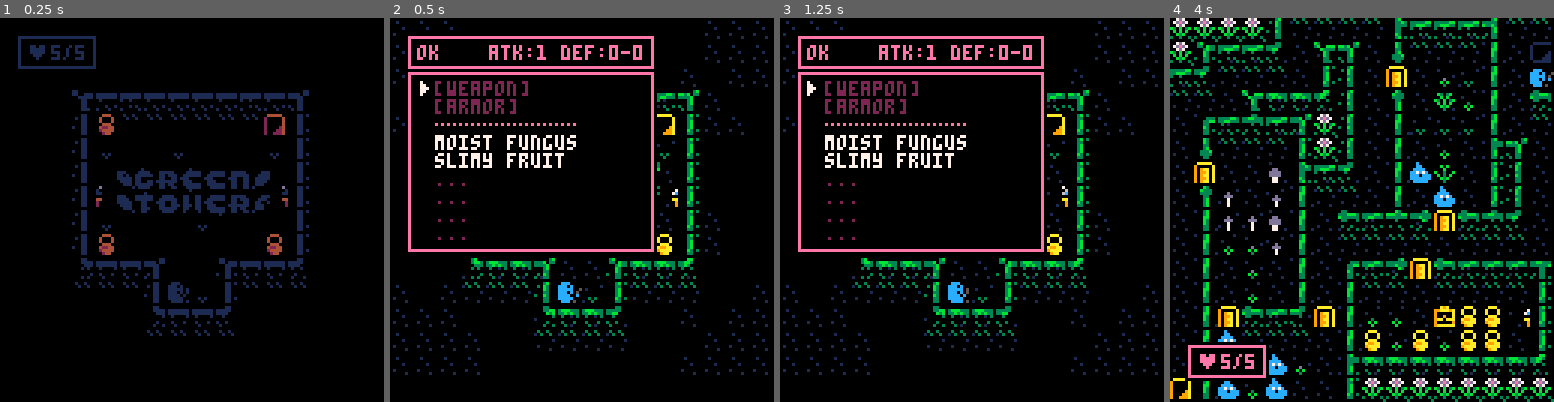
Above: before the commit, frames 1-4 (left to right).
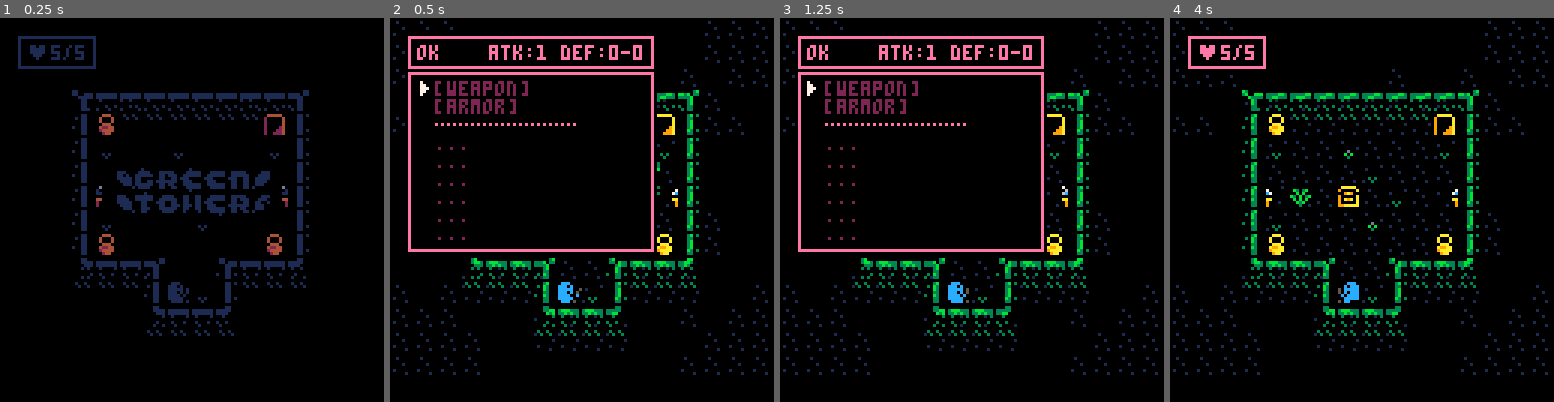
Above: after the commit, the same moments.

Repository: samanpwbb/pico-8
Game: PICO-8 cartridge testgame.p8
Two runs of this game, one before a commit and one after it. Both use one fixed random seed, a clock stepped at 60 frames per second and the inputs below.
Inputs:
- Up to frame 1 (0.25 s): no input
- Up to frame 2 (0.5 s): tap X (X key) at 0.33 s
- Up to frame 3 (1.25 s): tap O (Z key) at 0.7 s; tap X (X key) at 1.07 s
- Up to frame 4 (4 s): hold Right 1.6-2.1 s; tap O (Z key) every 0.4 s from 1.7 to 3.7 s; tap X (X key) at 1.85, 2.97 s; hold Up 2.15-2.42 s; hold Right 2.47-3.03 s; hold Left 3.08-3.58 s; hold Down 3.63-3.97 s

Frame 1 is identical in both runs. In frame 2, 1.2% of the frame differs, in the area x 11-49%, y 30-40%; in frame 3, 1.2%; in frame 4, 26%, in the area x 0-100%, y 0-100%.

Commit message:
tutorial 50

Diff:
--- a/testgame.p8
+++ b/testgame.p8
@@ -3,6 +3,7 @@
 __lua__
  function _init()
  t=0
+ shake=0
 
  dpal=ints("0,1,1,2,1,13,6,4,4,9,3,13,1,13,14")
 
@@ -47,13 +48,16 @@
 end
 
 function _draw()
+ doshake()
  _drw()
  drawind()
  checkfade()
 end
 
 function startgame()
- music(63)
+ --loop music pattern 1
+ poke(0x3101,194)
+ music(0)
  tani=0
  fadeperc=1
  btnbuff=-1
@@ -78,8 +82,6 @@
  inv,eqp={},{}
  makeipool()
  foodnames()
- takeitem(17)
- takeitem(18)
 
  wind={}
  float={}
@@ -111,17 +113,24 @@
 end
 
 function update_inv()
- move_mnu(curwind)
+ if move_mnu(curwind) and curwind==invwind then
+  showhint()
+ end
+ --close window
  if btnp(4) then
   sfx(53)
   if curwind==invwind then
    _upd=update_game
    invwind.dur=0
    statwind.dur=0
+   if hintwind then
+    hintwind.dur=0
+   end
   elseif curwind==usewind then
    usewind.dur=0
    curwind=invwind
   end
+ --use item
  elseif btnp(5) then
   sfx(54)
   if curwind==invwind and invwind.cur!=3 then
@@ -147,14 +156,18 @@
 end
 
 function move_mnu(wnd)
+ local moved=false
  if btnp(2) then
   sfx(56)
   wnd.cur-=1
+  moved=true
  elseif btnp(3) then
   sfx(56)
   wnd.cur+=1
+  moved=true
  end
  wnd.cur=(wnd.cur-1)%#wnd.txt+1
+ return moved
 end
 
 function update_pturn()
@@ -229,8 +242,6 @@
  elseif bt==5 then
   sfx(54)
   showinv()
- elseif bt==4 then
-  genfloor(floor+1)
  end
 end
 
@@ -246,11 +257,11 @@
 
  --death sequence
  for m in all(dmob) do
-  if sin(time()*8)>0 then
+  if sin(time()*8)>0 or m==p_mob then
    drawmob(m)
   end
   m.dur-=1
-  if m.dur<=0 then
+  if m.dur<=0 and m!=p_mob then
    del(dmob,m)
   end
  end
@@ -285,7 +296,7 @@
  --fog
  visbrd(function(x,y)
   if fog[x][y]==1 then
-   --rectfill2(x*8,y*8,8,8,0)
+   rectfill2(x*8,y*8,8,8,0)
   end
  end)
 
@@ -344,7 +355,7 @@
 end
 
 function drawstats()
- color(win and 10 or 11)
+ color(7)
  cursor(44,50)
  print("steps: "..st_steps)
  print("kills: "..st_kills)
@@ -357,6 +368,13 @@
 
  print("press ❎",46,96,5+abs(0.5+sin(time())*2))
 
+end
+
+function doshake()
+ local shakex,shakey=16-rnd(32),16-rnd(32)
+ camera(shakex*shake,shakey*shake)
+ shake*=0.95
+ if (shake<0.05) shake=0
 end
 -->8
 --tools
@@ -527,15 +545,17 @@
    --add monster if unlucky
    if rnd(5)<1 then
     addmob(getrnd(mobpool),destx,desty)
-    --special sfx
+    sfx(60)
    end
 
    if freeinvslot()==0 then
     showmsg("inventory full!",60)
+    sfx(60)
    else
     local itm=getrnd(fipool_com)
    	takeitem(itm)
     showmsg(itm_name[itm].."!",60)
+    sfx(61)
    end
  	end
 
@@ -631,6 +651,8 @@
  sfx(58)
  addfloat("-"..dmg,defm.x*8,defm.y*8,14)
 
+ shake=defm==p_mob and 0.07 or 0.03
+
  if defm.hp<=0 then
   if defm != p_mob then
    st_kills+=1
@@ -678,12 +700,12 @@
 
 function checkend()
  if win then
-  music(23)
+  music(24)
   gover_spr,gover_x,gover_w=165,40,5
   showgover()
   return false
  elseif p_mob.hp<=0 then
-  music(21)
+  music(22)
   gover_spr,gover_x,gover_w=161,44,4
   showgover()
   return false
@@ -702,16 +724,18 @@
  if dist(x1,y1,x2,y2)==1 then
   return true
  end
+
+ if y1>y2 then
+  x1,x2,y1,y2=x2,x1,y2,y1
+ end
+ sy,dy=1,y2-y1
+
  if x1<x2 then
   sx,dx=1,x2-x1
  else
   sx,dx=-1,x1-x2
  end
- if y1<y2 then
-  sy,dy=1,y2-y1
- else
-  sy,dy=-1,y1-y2
- end
+
  local err,e2=dx-dy
 
  while not(x1==x2 and y1==y2) do
@@ -793,7 +817,11 @@
 
 function eat(itm,mb)
  local effect=itm_stat1[itm]
- showmsg(itm_name[itm]..itm_desc[itm],60)
+
+ if not itm_known[itm] then
+  showmsg(itm_name[itm]..itm_desc[itm],60)
+  itm_known[itm]=true
+ end
 
  if mb==p_mob then st_meals+=1 end
  if effect==1 then
@@ -826,12 +854,13 @@
    if itm_type[itm]=="fud" then
     eat(itm,mb)
    else
-    hitmob({atk=itm_stat1[thrslt]},mb)
     sfx(58)
-   end
-  end
- end
-
+    printh(itm_stat1[itm])
+    printh(itm)
+    hitmob({atk=itm_stat1[itm]},mb)
+   end
+  end
+ end
  mobbump(p_mob,thrdx,thrdy)
 
  inv[thrslt]=nil
@@ -1029,7 +1058,7 @@
   _upd=update_pturn
   back=false
  elseif verb=="throw" then
-  _upd,thrslt,back=update_throw,inv[i-3],false
+  _upd,thrslt,back=update_throw,i-3,false
  end
 
  updatestats()
@@ -1043,6 +1072,9 @@
  else
   invwind.dur=0
   statwind.dur=0
+  if hintwind then
+   hintwind.dur=0
+  end
   p_t=0
  end
 end
@@ -1050,6 +1082,22 @@
 function floormsg()
  showmsg("floor "..floor,120)
 end
+
+function showhint()
+ if hintwind then
+  hintwind.dur=0
+  hintwind=nil
+ end
+
+ if invwind.cur>3 then
+  local itm=inv[invwind.cur-3]
+  if itm and itm_type[itm]=="fud" then
+   local txt=itm_known[itm] and itm_name[itm]..itm_desc[itm] or "???"
+   hintwind=addwind(5,78,#txt*4+7,13,{txt})
+  end
+ end
+end
+
 -->8
 --mobs
 function addmob(typ,mx,my)
@@ -1132,6 +1180,8 @@
  if moving then
   _upd=update_aiturn
   p_t=0
+ else
+  p_mob.stun=false
  end
 end
 
@@ -1156,7 +1206,7 @@
    stunmob(p_mob)
    m.charge-=1
   elseif m.spec=="curse" and m.charge>0 then
-   hitmob(p_mob)
+   hitmob(m,p_mob)
    blessmob(p_mob,-1)
    m.charge-=1
   else
@@ -1233,13 +1283,14 @@
   add(rpot,r)
  end
 
+ --add mobs to rooms
  repeat
   local r=getrnd(rpot)
   placed+=infestroom(r)
   del(rpot,r)
  until #rpot==0 or placed>=maxmons[floor]
 
- --extra monsters
+ --extra mobs
  if placed<minmons[floor] then
   repeat
    local x,y
@@ -1255,6 +1306,7 @@
 end
 
 function infestroom(r)
+ if r.nospawn then return 0 end
  local target,x,y=min(5,2+rndint(0,r.w*r.h/6-1))
 
  for i=1,target do
@@ -1337,6 +1389,7 @@
  local fud,fu=split("seeds ,fruit ,berry ,nut ,bean ,slime ,leaf ,sprig ,fungus ,herb ,sprout ,tuber ")
  local adj,ad=split("slimy,leafy,firm,fruity,nutty,sweet,bitter,sour,oily,herbal,weird,aromatic,fresh,dry,moist")
 
+ itm_known={}
  for i=1,#itm_name do
   if itm_type[i]=="fud" then
    itm_name[i]=rnd(9)
@@ -1344,6 +1397,7 @@
    del(fud,fu)
    del(adj,ad)
    itm_name[i]=ad.." "..fu
+   itm_known[i]=false
   end
  end
 end
@@ -1359,7 +1413,8 @@
 
  if floor==1 then
   st_steps=0
-  music(0)
+  --update music
+  poke(0x3101,66)
  end
 
  if floor==0 then
@@ -1416,7 +1471,11 @@
  local rmax=4
  sizes,xbase,ybase=ints("7,5,3"),rndint(0,1),rndint(0,1)
  repeat
-  local r=rndroom()
+  local r={
+   x=0,y=0,
+   w=getrnd(sizes),
+   h=getrnd(sizes)
+  }
   if placeroom(r) then
    rmax-=1
   else
@@ -1425,15 +1484,6 @@
  until #sizes==0 or rmax<=0
 end
 
-function rndroom()
- return {
-  x=0,
-  y=0,
-  w=getrnd(sizes),
-  h=getrnd(sizes)
- }
-end
-
 function placeroom(r)
  local cand,c={}
 
@@ -1701,8 +1752,9 @@
  return false
 end
 
-function nexttoroom(x,y)
-	for i=1,4 do
+function nexttoroom(x,y,dirs)
+ local dirs=dirs or 4
+	for i=1,dirs do
 	 if inbounds(x+dirx[i],y+diry[i]) and
 	    roomap[x+dirx[i]][y+diry[i]]!=0 then
  	 return true
@@ -1757,21 +1809,23 @@
   if tmp>=0 then
    local score=starscore(x,y)
    tmp=tmp-score
-	  if tmp<low then
+	  if tmp<low and score>=0 then
 	   px,py,low=x,y,tmp
 	  end
   end
  end)
 
+ --don't spawn mob with stairs
+ if roomap[px][py]>0 then
+  rooms[roomap[px][py]].nospawn=true
+ end
  mset(px,py,15)
-
- p_mob.x=px
- p_mob.y=py
+ p_mob.x,p_mob.y=px,py
 end
 
 function starscore(x,y)
  if roomap[x][y]==0 then
-  if nexttoroom(x,y) then
+  if nexttoroom(x,y,8) then
    return -1
   end
   if freestanding(x,y)>0 then
@@ -1783,12 +1837,7 @@
  else
   local src=freestanding(x,y)
   if src>0 then
-   if src<=8 then
-    return 3
-   else
-    return 0
-   end
-   return 0
+   return src<=8 and 3 or 0
   end
  end
  return -1
@@ -1815,11 +1864,7 @@
    local tle=mget(x,y)
    if tle==2 then
     local ntle=sigarray(getsig(x,y),wall_sig,wall_msk)
-    if ntle==0 then
-     tle=3
-    else
-     tle=15+ntle
-    end
+    tle=ntle==0 and 3 or 15+ntle
     mset(x,y,tle)
    elseif tle==1 then
     if not iswalkable(x,y-1) then
@@ -1934,14 +1979,14 @@
 0003300033333330000b3030000030003003000003003000030b30003003000003003000030b300000033030030330000003b00003003000030b300003033000
 000330000333330000033000000300300300001010030030300b30000030003000000300300b300003033000000330301003303030000300300b300030033030
 00000000000000000000000000000000000000000000000000000000000000000000000000000000000000000000000000000000000000000000000000000000
-0003b00000000000000bb000000000001003b00000033000000b30000003300000033b000bb30000000b30000000000000330000000330000300300088000088
-0003bb303bbb333033bb30003333bb300003b000000333b0000b3000bbb330000000bb30b3300000300b333033333bb0333333303b3330001030030080000008
-0000333033b3b33033b3000033bb3330000bb00000003bb000033000333300000000033033000000000333303bbb33303bbbb330333b30000000000000000000
-00030300030010300300300003010000000b3000100003000003b000000300103000003030000030000330000003300000000000000330000000001000000000
-00000000000000000000000000000000000b30000000000000333b0000000000bb00000000000330000330000003300000000000000b30000000000000000000
-0000003003000300003000000103003000033000000003000033330030000000b33000000000b3300303b0000303300000303000000bb0000100000000000000
-100303000030100003010300300030000003300100000030000330000303000003330000000333000003b00030033030010300100303b0000000010080000008
-00000000000000000000000000000000000000000000000000000000000000000000000000000000000000000000000000000000000000000000000088000088
+0003b00000000000000bb000000000001003b00000033000000b30000003300000033b000bb30000000b30000000000000330000000330000300300010101010
+0003bb303bbb333033bb30003333bb300003b000000333b0000b3000bbb330000000bb30b3300000300b333033333bb0333333303b3330001030030001010101
+0000333033b3b33033b3000033bb3330000bb00000003bb000033000333300000000033033000000000333303bbb33303bbbb330333b30000000000010101010
+00030300030010300300300003010000000b3000100003000003b000000300103000003030000030000330000003300000000000000330000000001001010101
+00000000000000000000000000000000000b30000000000000333b0000000000bb00000000000330000330000003300000000000000b30000000000010101010
+0000003003000300003000000103003000033000000003000033330030000000b33000000000b3300303b0000303300000303000000bb0000100000001010101
+100303000030100003010300300030000003300100000030000330000303000003330000000333000003b00030033030010300100303b0000000010010101010
+00000000000000000000000000000000000000000000000000000000000000000000000000000000000000000000000000000000000000000000000001010101
 07000100000001000000007000000000000001000000000000000000000000000000000000000000000000000000000000000000000000000000000000000000
 60000000700000000000000600000007000000000000001001000000000000000000000000000000000000000000000000000000000000000000000000000000
 c6000000c70000000100006c0100007c010000000100000000000000000000000000000000000000000000000000000000000000000000000000000000000000
Not shown, changed: the music (__music__) section of testgame.p8
Not shown, changed: the sound effects (__sfx__) section of testgame.p8
